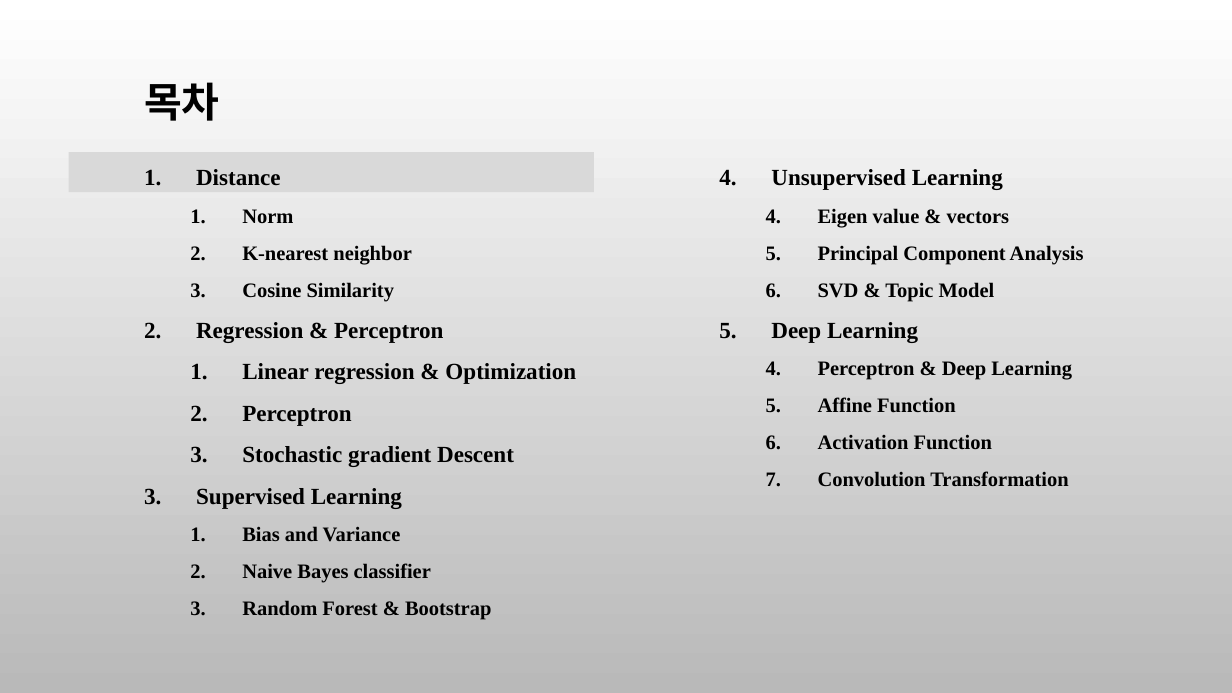
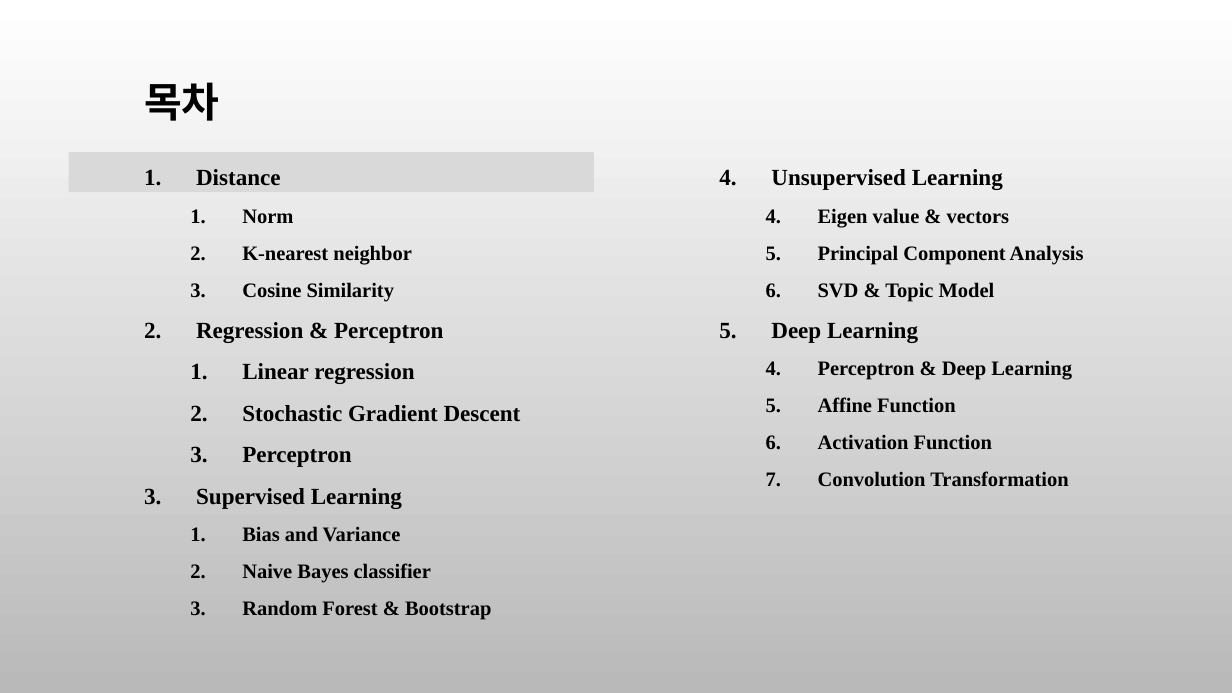
Before and after one commit to ancestor9/mathematics-for-machine-learning, a slide deck: slide 27 of 7_Applications of mathematics.pptx (slide 2 before the commit). Drawn at 1232x693 pixels with LibreOffice and Linux fonts; fonts in the diff are those of the drawing; background and template pictures are left out. Boxes give left, top, right and bottom in pixels: in the first picture for what was removed or moved away, otherwise in the second. Text is boxed around its words. In the diff, an @@ line names an element or a change of style, - is before the commit and + after.

```diff
--- a/7_Applications of mathematics.pptx
+++ b/7_Applications of mathematics.pptx
@@ text at <box>242,363,521,422</box>: text changed @@
-  1. Linear regression & Optimization
+  1. Linear regression
+  2. Stochastic Gradient Descent
@@ text at <box>242,446,514,467</box>: paragraph removed @@
-  3. Stochastic gradient Descent
```
Also in this commit, not shown: 8 other slides changed, 14 slides added, 1 slide removed.
